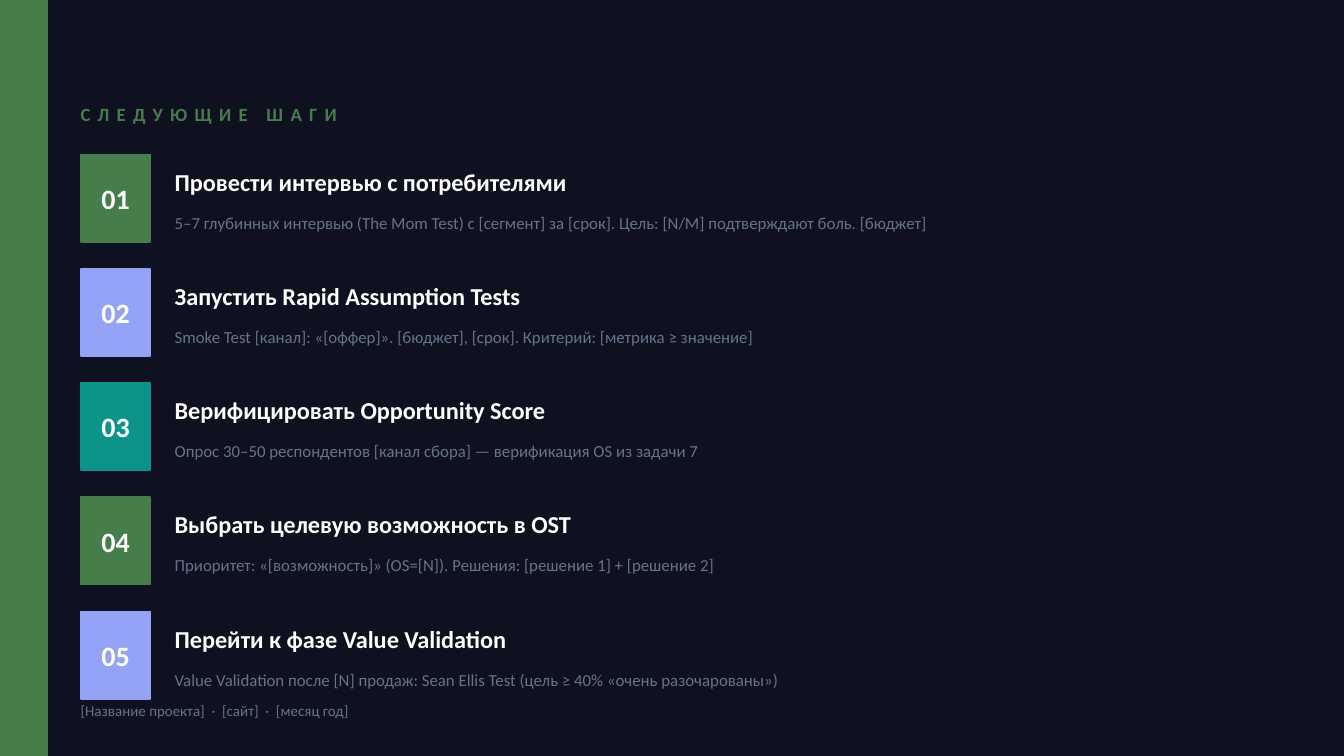
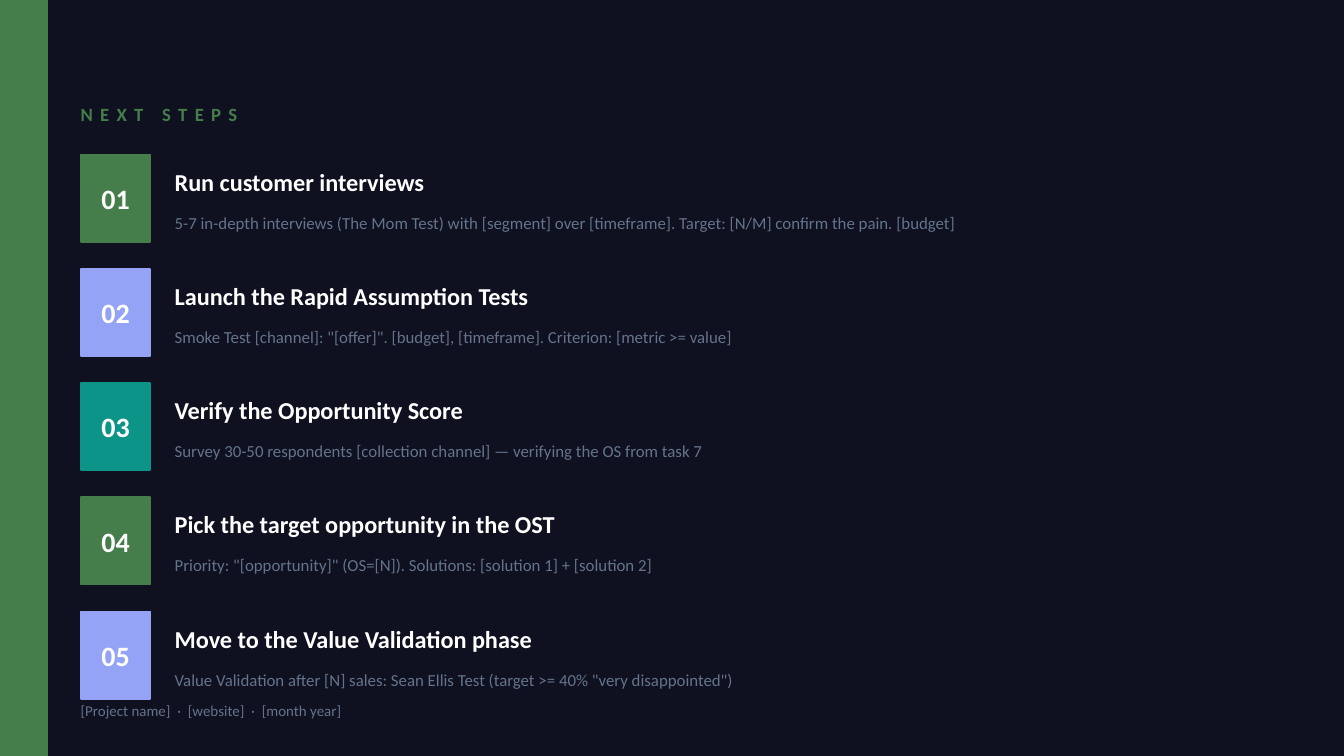
Before and after one commit to ipavelm/ultimate-product-discovery-skill, a slide deck: slide 34 of assets/presentation-template.pptx. Drawn at 1344x756 pixels with LibreOffice and Linux fonts; fonts in the diff are those of the drawing. Boxes give left, top, right and bottom in pixels: in the first picture for what was removed or moved away, otherwise in the second. Text is boxed around its words. In the diff, an @@ line names an element or a change of style, - is before the commit and + after.

```diff
--- a/assets/presentation-template.pptx
+++ b/assets/presentation-template.pptx
@@ text at box(81, 109, 237, 121): text changed @@
-СЛЕДУЮЩИЕ ШАГИ
+NEXT STEPS
@@ text at box(175, 174, 424, 191): text changed @@
-Провести интервью с потребителями
+Run customer interviews
@@ text at box(175, 217, 954, 232): text changed @@
-5–7 глубинных интервью (The Mom Test) с [сегмент] за [срок]. Цель: [N/M] подтверждают боль. [бюджет]
+5-7 in-depth interviews (The Mom Test) with [segment] over [timeframe]. Target: [N/M] confirm the pain. [budget]
@@ text at box(175, 288, 529, 309): text changed @@
-Запустить Rapid Assumption Tests
+Launch the Rapid Assumption Tests
@@ text at box(175, 331, 732, 346): text changed @@
-Smoke Test [канал]: «[оффер]». [бюджет], [срок]. Критерий: [метрика ≥ значение]
+Smoke Test [channel]: "[offer]". [budget], [timeframe]. Criterion: [metric >= value]
@@ text at box(175, 402, 463, 423): text changed @@
-Верифицировать Opportunity Score
+Verify the Opportunity Score
@@ text at box(175, 445, 702, 460): text changed @@
-Опрос 30–50 респондентов [канал сбора] — верификация OS из задачи 7
+Survey 30-50 respondents [collection channel] — verifying the OS from task 7
@@ text at box(175, 516, 555, 537): text changed @@
-Выбрать целевую возможность в OST
+Pick the target opportunity in the OST
@@ text at box(175, 559, 652, 574): text changed @@
-Приоритет: «[возможность]» (OS=[N]). Решения: [решение 1] + [решение 2]
+Priority: "[opportunity]" (OS=[N]). Solutions: [solution 1] + [solution 2]
@@ text at box(175, 631, 532, 652): text changed @@
-Перейти к фазе Value Validation
+Move to the Value Validation phase
@@ text at box(175, 674, 733, 689): text changed @@
-Value Validation после [N] продаж: Sean Ellis Test (цель ≥ 40% «очень разочарованы»)
+Value Validation after [N] sales: Sean Ellis Test (target >= 40% "very disappointed")
@@ text at box(81, 705, 341, 719): text changed @@
-[Название проекта] · [сайт] · [месяц год]
+[Project name] · [website] · [month year]
```
Also in this commit, not shown: 24 other slides changed, 9 slides added, 9 slides removed, 6 other files.
